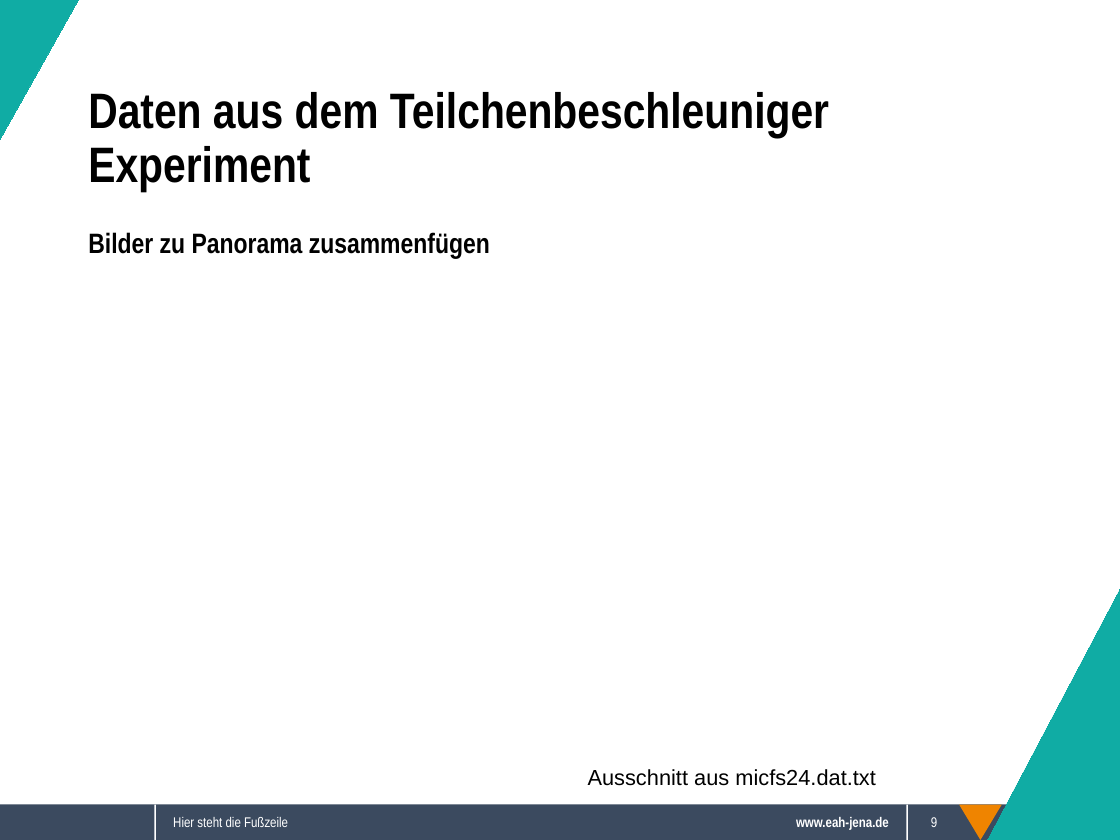
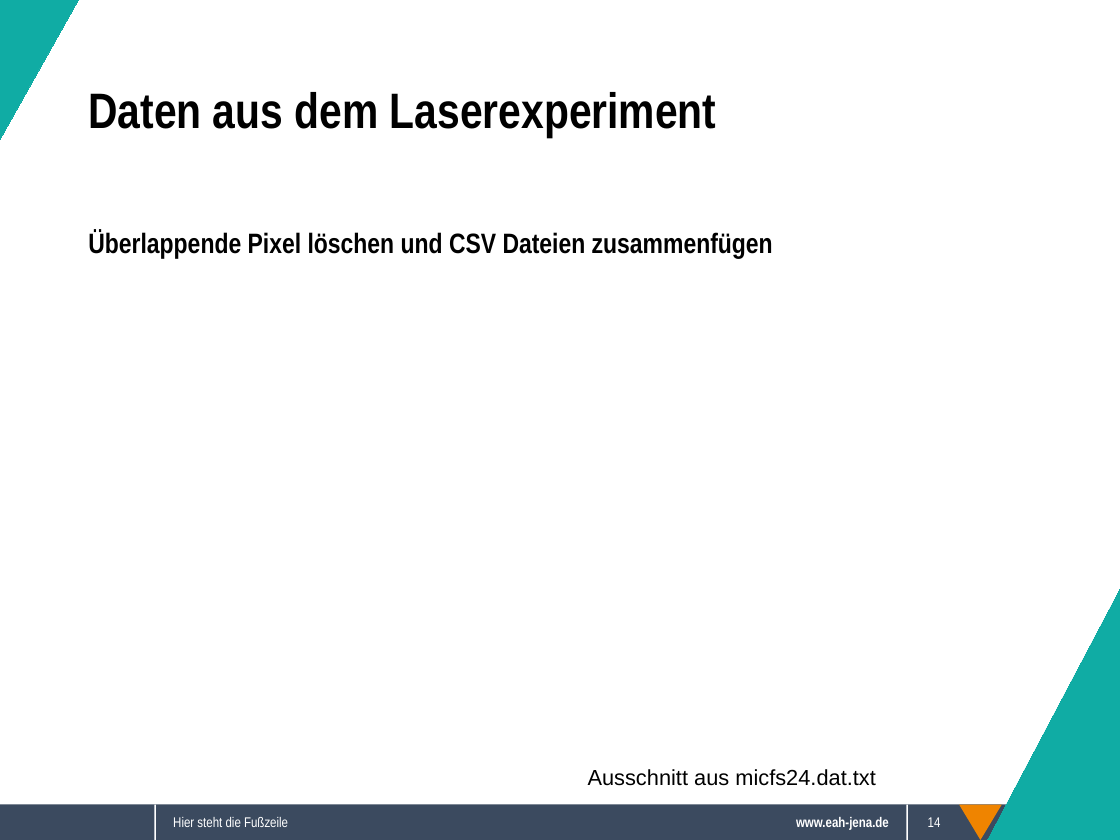
Before and after one commit to Sappy5053/Komplexpraktikum, a slide deck: slide 14 of Präsentation.odp (slide 9 before the commit). Drawn at 1120x840 pixels with LibreOffice and Linux fonts; fonts in the diff are those of the drawing; background and template pictures are left out. Boxes give left, top, right and bottom in pixels: in the first picture for what was removed or moved away, otherwise in the second. Text is boxed around its words. In the diff, an @@ line names an element or a change of style, - is before the commit and + after.

```diff
--- a/Präsentation.odp
+++ b/Präsentation.odp
@@ text at (88, 92, 717, 138): text changed @@
-Daten aus dem Teilchenbeschleuniger Experiment
+Daten aus dem Laserexperiment
@@ text at (88, 230, 773, 258): text changed @@
-Bilder zu Panorama zusammenfügen
+Überlappende Pixel löschen und CSV Dateien zusammenfügen
@@ page number at (928, 817, 941, 827): text changed @@
-9
+14
```
Also in this commit, not shown: 5 other slides changed, 7 slides added, 1 other file.
